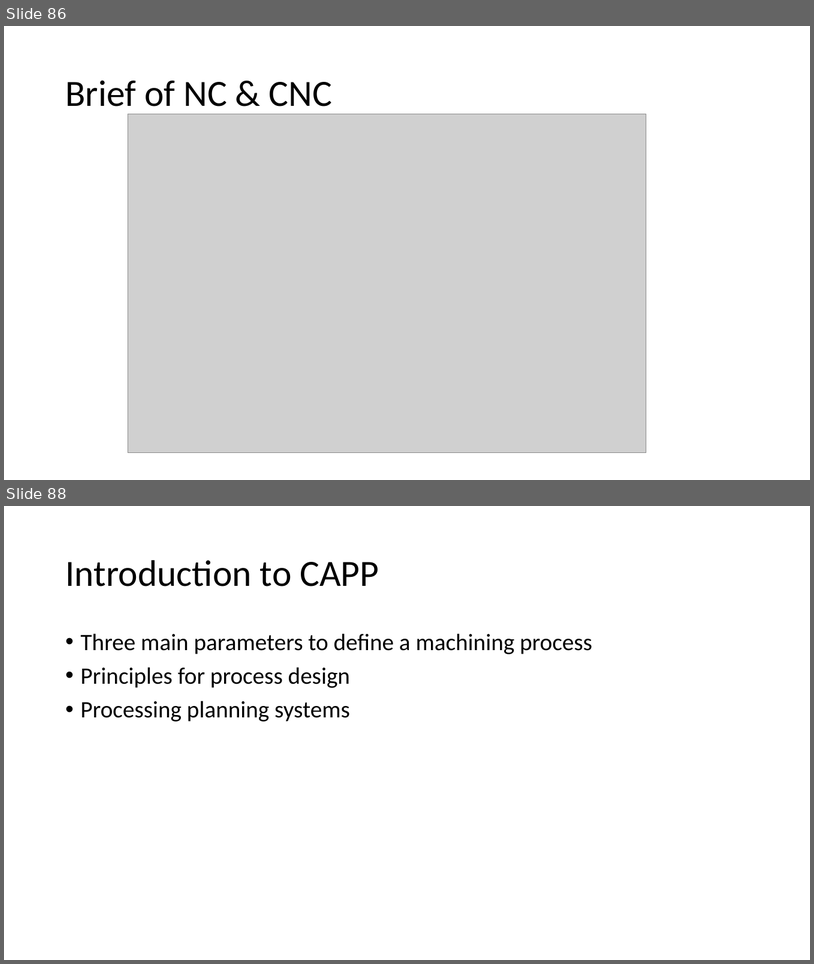
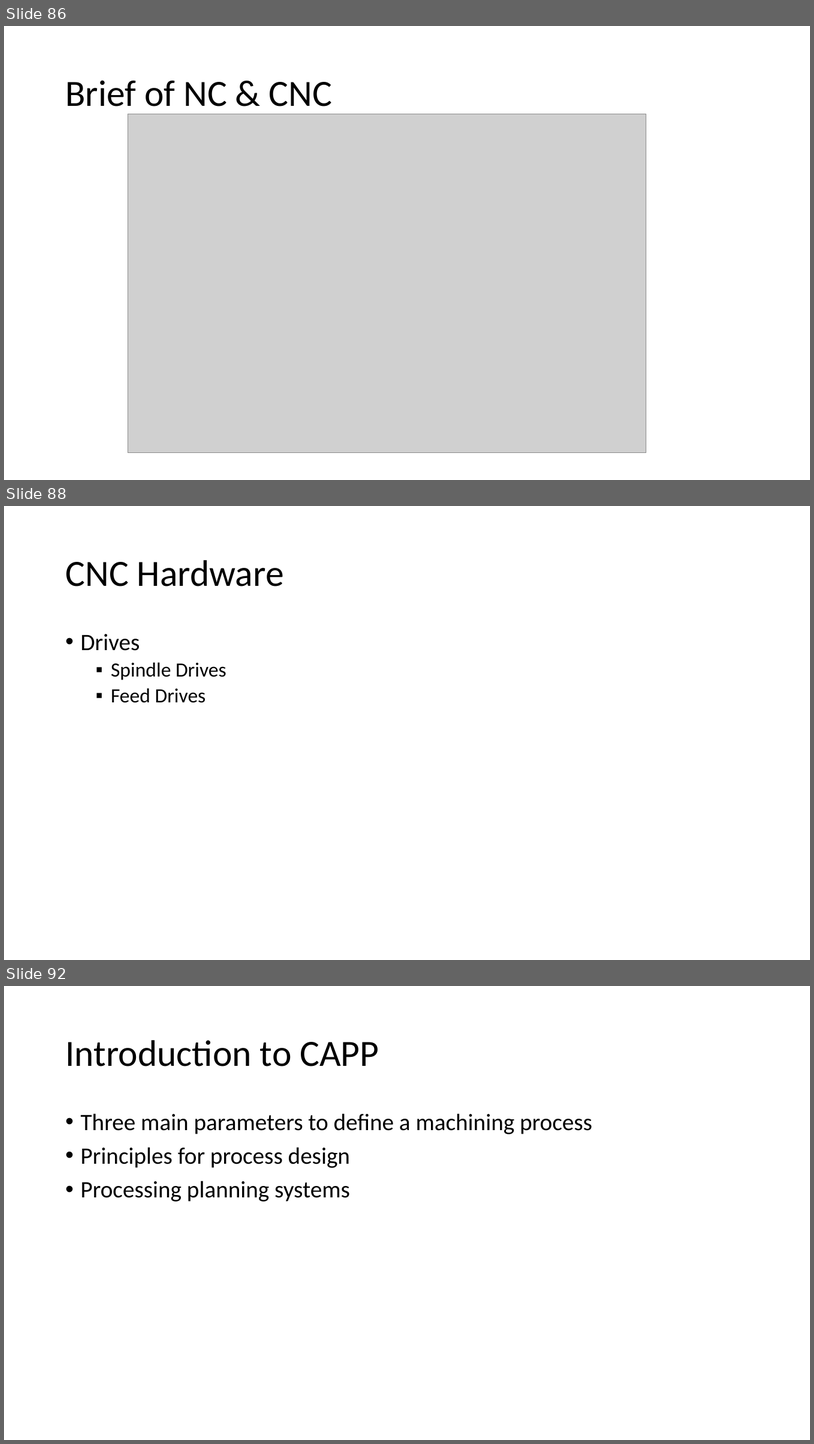
Before and after one commit to Jinny-Ching/cad_cam_course, a slide deck: CAD_CAM.pptx. Shown one above the other, each under a label of ours: slides 86 and 88 before the commit, slides 86, 88 and 92 after it; the slides between them are not shown. The pictures are 814x964 and 814x1444 pixels, drawn with LibreOffice and Linux fonts; fonts in the diff are those of the drawing; grey boxes stand for pictures. Boxes give left, top, right and bottom in pixels: in the first picture for what was removed or moved away, otherwise in the second. Text is boxed around its words. In the diff, an @@ line names an element or a change of style, - is before the commit and + after.

Commit message:
cnc-spindle

```diff
--- a/CAD_CAM.pptx
+++ b/CAD_CAM.pptx
@@ slide 88 added at [4, 506, 810, 960], background #FFFFFF @@
@@ title added at [65, 560, 284, 586], 44 pt, text #000000 @@
+CNC Hardware
@@ text added at [81, 634, 227, 703], 24 pt, text #000000 @@
+• Drives
+  ▪ Spindle Drives
+  ▪ Feed Drives
@@ what was slide 88 is now slide 92 @@
```
Also in this commit, not shown: 1 slide changed, 3 other slides added.
